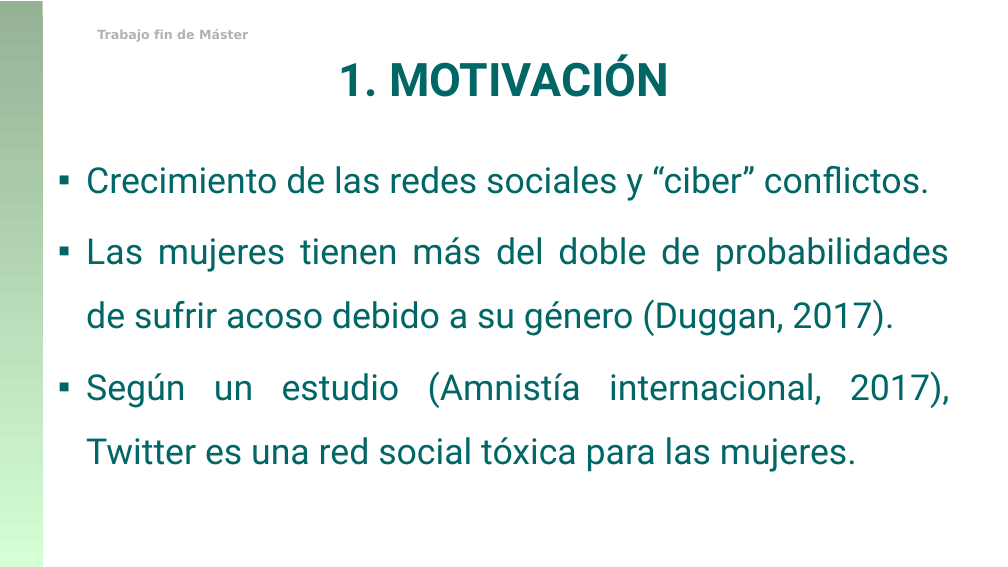
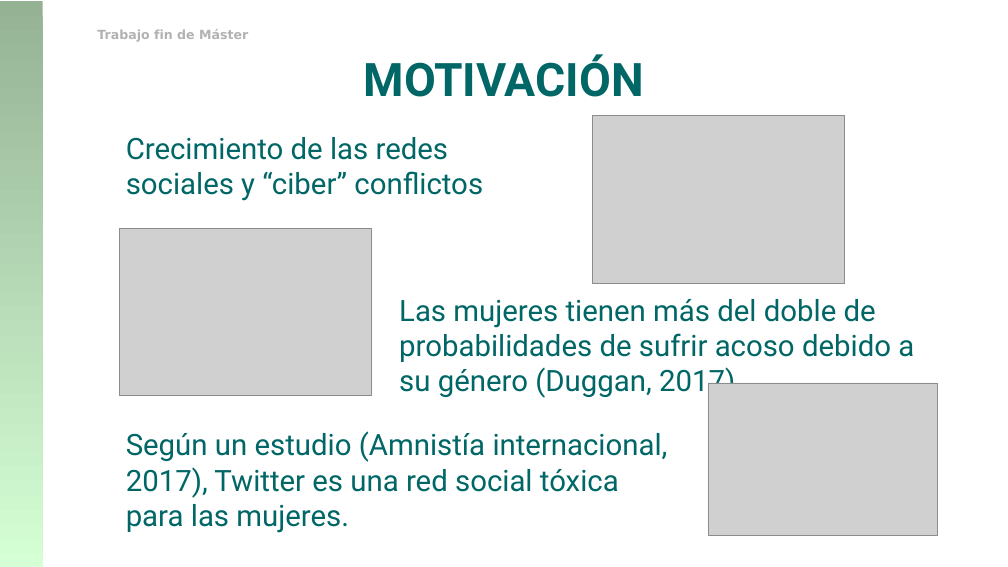
Before and after one commit to franciscorodriguez92/uned-tfm, a slide deck: slide 4 of TFM_Francisco_Rodriguez.pptx. Drawn at 1008x567 pixels with LibreOffice and Linux fonts; fonts in the diff are those of the drawing; grey boxes stand for pictures; background and template pictures are left out. Boxes give left, top, right and bottom in pixels: in the first picture for what was removed or moved away, otherwise in the second. Text is boxed around its words. In the diff, an @@ line names an element or a change of style, - is before the commit and + after.

```diff
--- a/TFM_Francisco_Rodriguez.pptx
+++ b/TFM_Francisco_Rodriguez.pptx
@@ title at <box>364,54,644,97</box>: text changed @@
-1. MOTIVACIÓN
+MOTIVACIÓN
@@ picture added at <box>592,115,845,284</box> @@
@@ text added at <box>126,137,483,201</box>, 28 pt, text #006666 @@
+Crecimiento de las redes sociales y “ciber” conflictos
@@ text at <box>86,166,930,201</box>: paragraph removed @@
-▪ Crecimiento de las redes sociales y “ciber” conflictos.
@@ picture added at <box>119,228,371,395</box> @@
@@ text "Las mujeres tienen más del ...": place and size @@
-text "Las mujeres tienen más del ..." at <box>86,166,950,472</box>
+text "Las mujeres tienen más del ..." at <box>399,299,914,399</box>
@@ text "Las mujeres tienen más del ..." at <box>399,299,914,399</box>: size 34 to 28 pt; alignment justified to left; bullet ▪ to none; line spacing 1.5 to 1; less space between paragraphs @@
@@ text at <box>86,371,950,472</box>: paragraph removed @@
-▪ Según un estudio (Amnistía internacional, 2017), Twitter es una red social tóxica para las mujeres.
@@ picture added at <box>709,383,938,536</box> @@
@@ text added at <box>126,431,668,533</box>, 28 pt, text #006666 @@
+Según un estudio (Amnistía internacional, 2017), Twitter es una red social tóxica para las mujeres.
```
Also in this commit, not shown: 20 other slides changed, 2 slides removed, 1 other file.
